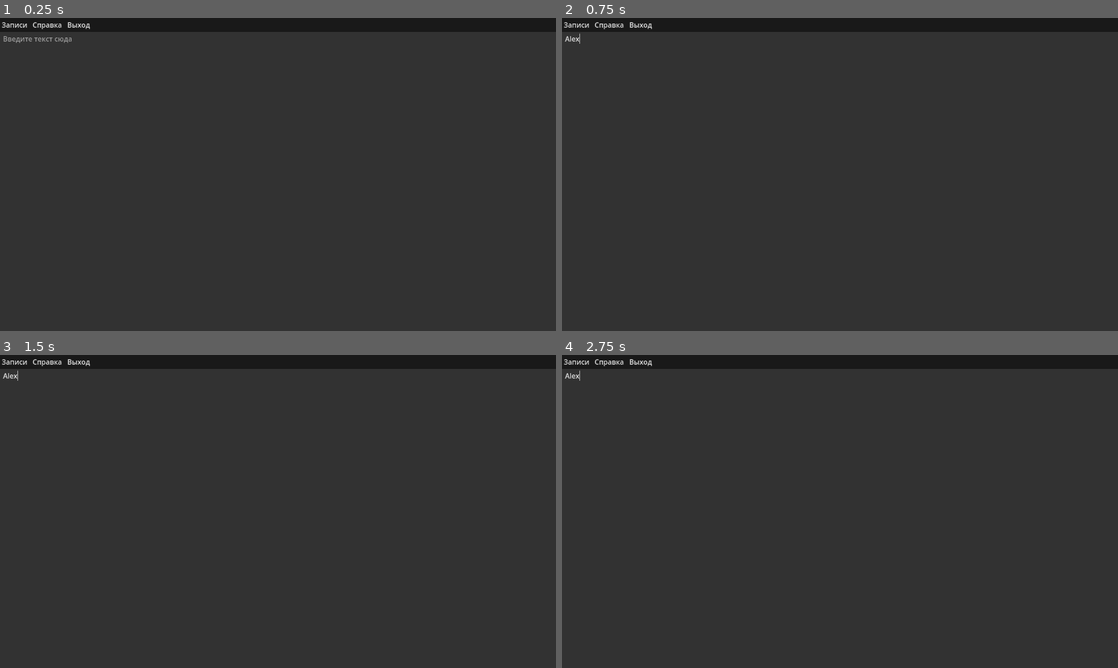
Above: before the commit, frames 1-4 (two rows, left to right).
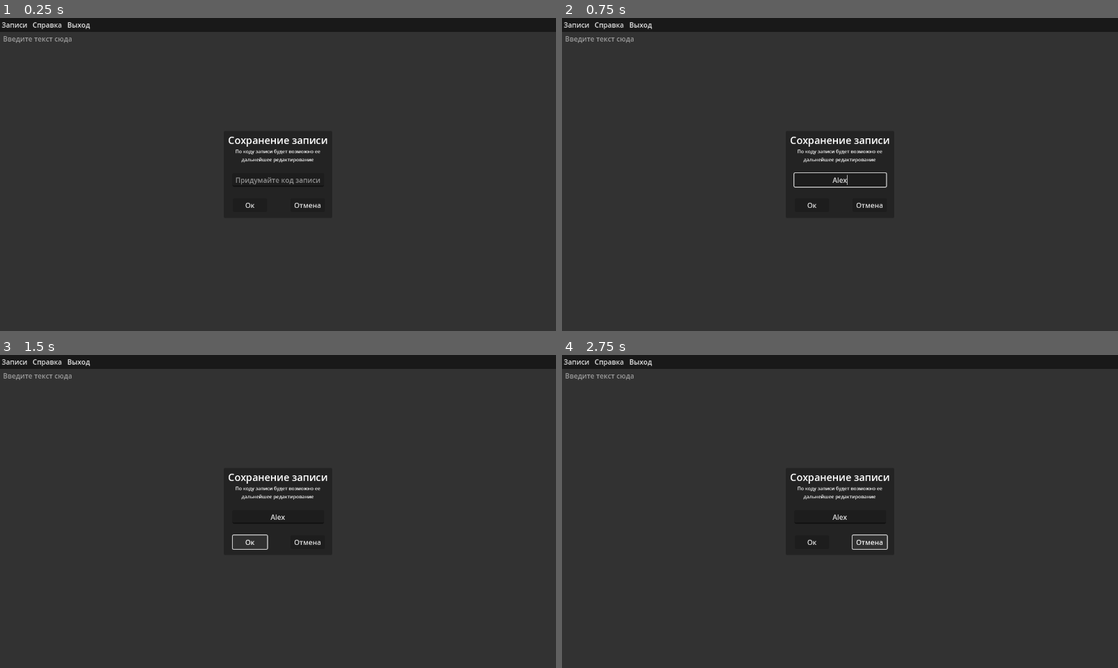
Above: after the commit, the same moments.

Repository: galochkinev/notepad
Game: Godot game, scene res://windows/main/main.tscn
Two runs of this game, one before a commit and one after it. Both use one fixed random seed, a clock stepped at 60 frames per second and the inputs below.
Inputs (mouse positions are in pixels of both pictures, inside the frame that each line leads up to):
- Up to frame 1 (0.25 s): no input
- Up to frame 2 (0.75 s): click (840, 180) at 0.52 s; type "Alex" at 0.6 s
- Up to frame 3 (1.5 s): click (250, 542) at 1.25 s, where only the run after the commit has a clickable "Ок"
- Up to frame 4 (2.75 s): click (867, 542) at 2 s, where only the run after the commit has a clickable "Отмена"

The runs differ from the first frame. In frame 1, 0.6% of the frame differs, in the area x 41-59%, y 37-61%; in frame 2, 0.7%, in the area x 0-59%, y 4-61%; in frame 3, 0.7%; in frame 4, 0.7%.

Commit message:
Fixed #9

Diff:
--- a/windows/main/main.tscn
+++ b/windows/main/main.tscn
@@ -74,5 +74,81 @@
 placeholder_text = "Введите текст сюда"
 metadata/_edit_use_anchors_ = true
 
+[node name="panel_save_note" type="Panel" parent="bg"]
+custom_minimum_size = Vector2(250, 200)
+layout_mode = 1
+anchors_preset = -1
+anchor_left = 0.402344
+anchor_top = 0.361111
+anchor_right = 0.597656
+anchor_bottom = 0.638889
+grow_horizontal = 2
+grow_vertical = 2
+metadata/_edit_use_anchors_ = true
+
+[node name="title" type="Label" parent="bg/panel_save_note"]
+layout_mode = 1
+anchors_preset = -1
+anchor_top = 0.025
+anchor_right = 1.0
+anchor_bottom = 0.185
+grow_horizontal = 2
+theme_override_font_sizes/font_size = 23
+text = "Сохранение записи"
+horizontal_alignment = 1
+metadata/_edit_use_anchors_ = true
+
+[node name="subtitle" type="Label" parent="bg/panel_save_note"]
+layout_mode = 1
+anchors_preset = -1
+anchor_top = 0.195
+anchor_right = 1.0
+anchor_bottom = 0.37
+grow_horizontal = 2
+theme_override_font_sizes/font_size = 11
+text = "По коду записи будет возможно ее дальнейшее редактирование"
+horizontal_alignment = 1
+autowrap_mode = 3
+metadata/_edit_use_anchors_ = true
+
+[node name="code" type="LineEdit" parent="bg/panel_save_note"]
+layout_mode = 1
+anchors_preset = -1
+anchor_left = 0.0813954
+anchor_top = 0.486772
+anchor_right = 0.926357
+anchor_bottom = 0.641772
+grow_horizontal = 2
+grow_vertical = 2
+placeholder_text = "Придумайте код записи"
+alignment = 1
+metadata/_edit_use_anchors_ = true
+
+[node name="open" type="Button" parent="bg/panel_save_note"]
+layout_mode = 1
+anchors_preset = -1
+anchor_left = 0.082391
+anchor_top = 0.777257
+anchor_right = 0.398391
+anchor_bottom = 0.932257
+grow_horizontal = 2
+grow_vertical = 2
+pivot_offset = Vector2(39.4022, 15.5485)
+text = "Ок"
+metadata/_edit_use_anchors_ = true
+
+[node name="cancel" type="Button" parent="bg/panel_save_note"]
+layout_mode = 1
+anchors_preset = -1
+anchor_left = 0.614391
+anchor_top = 0.777257
+anchor_right = 0.930391
+anchor_bottom = 0.932257
+grow_horizontal = 2
+grow_vertical = 2
+pivot_offset = Vector2(39.4022, 15.5485)
+text = "Отмена"
+metadata/_edit_use_anchors_ = true
+
 [connection signal="id_pressed" from="bg/header/menu/Записи" to="." method="_on_записи_id_pressed"]
 [connection signal="about_to_popup" from="bg/header/menu/Выход" to="." method="_on_выход_about_to_popup"]
